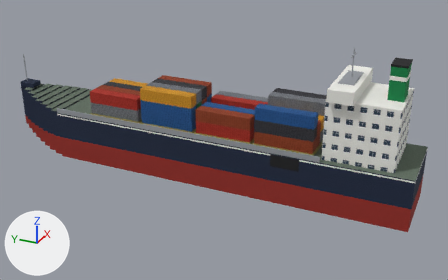
What one commit did to the glTF model assets/verda/city/civic/cargo_ship.glb.
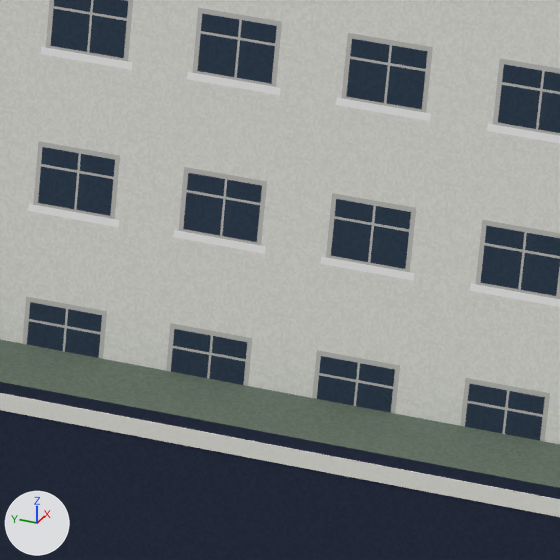
There are two pictures of each version: one whole from a 50 mm camera at (-113.0, -57.2, 64.5) aimed at (-0.8, -6.7, 8.4), one close up on the part from 73% to 84% of the width and 47% to 64% of the height. The axes (+X, +Y, +Z) are drawn at lower left. The lights are the same throughout. The last two pictures show the newer version. Vertices at exactly the same position are counted once.

In view in the first close-up: 'cargo_ship'.
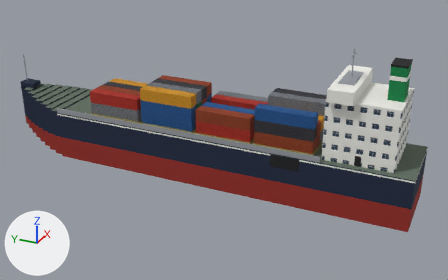
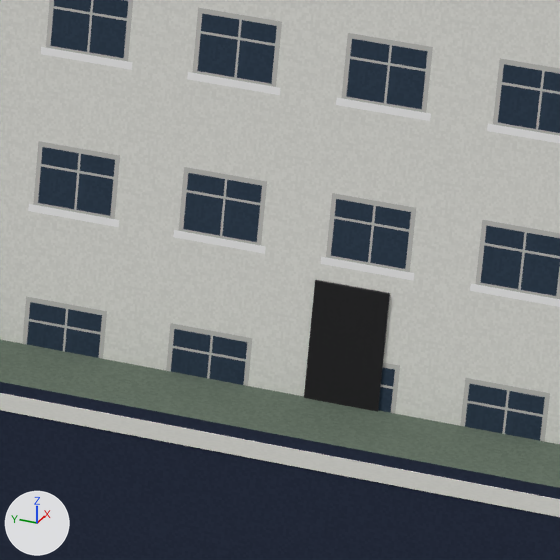
What changed in the scene script:
```text
Change me_cargo_ship:
    used by ob_cargo_ship; location = (0.0, 0.0, 0.0)
    remove me_cargo_ship.from_pydata(...)  # 612 vertices, 902 faces; spans x -8.1..8.0, y -48.0..48.0, z 0.0..32.0
    add me_cargo_ship.from_pydata(...)  # 620 vertices, 914 faces; spans x -8.1..8.0, y -48.0..48.0, z 0.0..32.0
    me_cargo_ship part 1: a new loose piece, a box spanning x -6.55..-6.45, y -37.6..-36.4, z 11.0..13.1, in mat_black (picture img_image_8)
```

Boxes [x1, y1, x2, y2] around the edits, measured in the close-ups (560 x 560 px):
part 1 of me_cargo_ship, added
    after: [304, 280, 390, 412]
